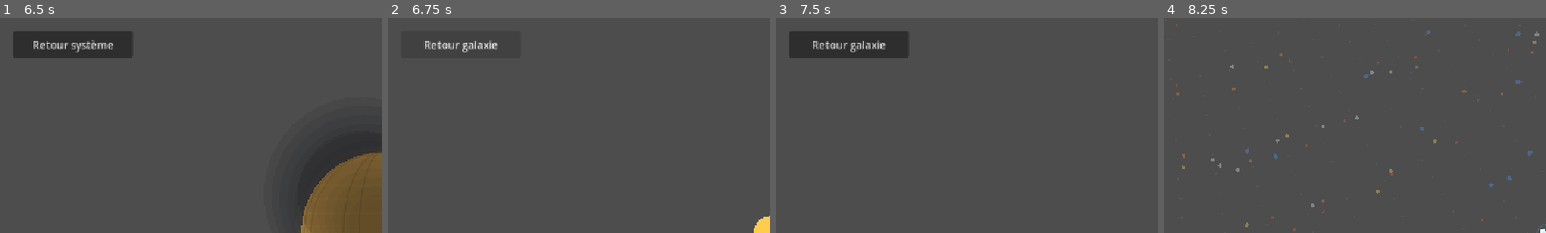
Above: before the commit, frames 1-4 (left to right).
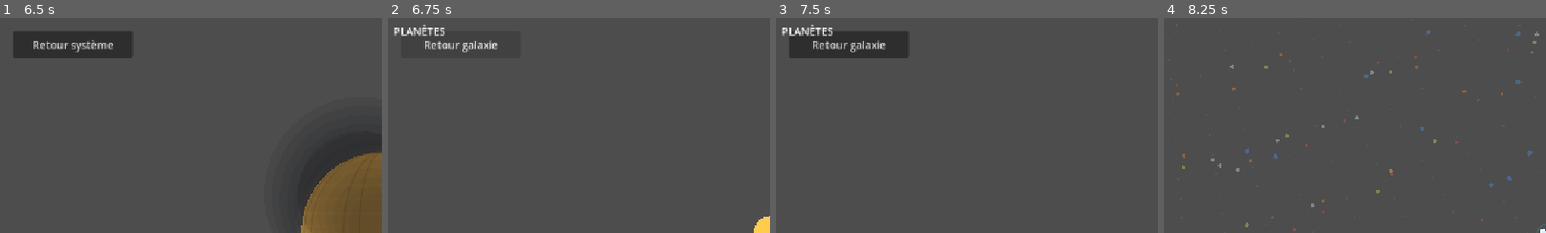
Above: after the commit, the same moments.

Repository: koromerzhin/astralis
Game: Godot game, scene res://scenes/main/Main.tscn
Two runs of this game, one before a commit and one after it. Both use one fixed random seed, a clock stepped at 60 frames per second and the inputs below.
Inputs (mouse positions are % of the whole screen's width and height, from its top left):
- Up to frame 1 (6.5 s): click "Nouvelle partie" at 0.5 s; click "x1" at 1.25 s; click "x2" at 2 s; click "x4" at 2.75 s; click "▾" at 3.5 s; click "Aléatoire" at 4.25 s; click "Commencer" at 5 s; click "Exploiter les ressources" at 5.75 s
- Up to frame 2 (6.75 s): click "Retour système" at 6.5 s
- Up to frame 3 (7.5 s): tap Enter at 7.25 s; move the mouse to (72, 45) at 7.27 s; hold D from 7.28 s (still down); hold Z from 7.28 s (still down); click (72, 45) at 7.42 s
- Up to frame 4 (8.25 s): tap Space at 7.52 s; tap Q at 7.55 s; release D at 8 s; release Z at 8 s; click "Retour galaxie" at 8 s
The pictures show only the part of the screen within x 0-50%, y 0-50%; the shares and areas given below are measured in that part.

Frame 1 is identical in both runs. In frame 2, 0.4% of the frame differs, in the area x 1-15%, y 3-9%; in frame 3, 0.4%; in frame 4, nothing differs.

Commit message:
feat: Add planet list panel with exploration status and camera focus

Diff:
--- a/_tmp_perf_correct_test.gd
+++ /dev/null
@@ -1,93 +0,0 @@
-extends SceneTree
-
-func _init() -> void:
-	var packed: PackedScene = load("res://scenes/main/Main.tscn")
-	var main := packed.instantiate()
-	root.add_child(main)
-	await process_frame
-	await process_frame
-
-	var sim: SimulationManager = main.simulation_manager
-	sim.simulation_running = false
-
-	if main.current_planet == null:
-		push_error("planete mere absente")
-		quit()
-		return
-
-	var c0: int = sim._civilizations.size()
-	var planets0: int = sim._colonizable_planets.size()
-
-	for i in range(6):
-		sim._advance_year()
-
-	if sim.current_year != 6:
-		push_error("annee attendue 6, eu " + str(sim.current_year))
-		quit()
-		return
-
-	if sim._civilizations.size() == 0:
-		push_error("civilisations disparues")
-		quit()
-		return
-
-	if sim._colonizable_planets.size() >= planets0:
-		push_error("colonisation inactive: " + str(planets0) + " -> " + str(sim._colonizable_planets.size()))
-		quit()
-		return
-
-	var total_colonies: int = 0
-	for civ_id in sim._civilizations.keys():
-		var civ: CivilizationData = sim._civilizations[civ_id]
-		if civ != null:
-			total_colonies += civ.colonies.size()
-
-	if total_colonies == 0:
-		push_error("aucune colonie creee en 6 ans")
-		quit()
-		return
-
-	var claim_count: int = 0
-	for civ_id in sim._civilization_territorial_claims.keys():
-		var claims: Dictionary = sim._civilization_territorial_claims[civ_id]
-		claim_count += claims.size()
-	if claim_count == 0:
-		push_error("aucune revendication territoriale")
-		quit()
-		return
-
-	var influence_entries: int = 0
-	for sys in sim._civilization_system_influence.values():
-		influence_entries += sys.size()
-	if influence_entries == 0:
-		push_error("aucune influence")
-		quit()
-		return
-
-	var player_civ: CivilizationData = sim.get_civilization(main.player.civilization_id)
-	if player_civ == null or player_civ.colonies.is_empty():
-		push_error("civilisation joueur sans colonie")
-		quit()
-		return
-
-	var test_save_key: String = "perf_test_save_zq23"
-
-	if not main.save_game(test_save_key):
-		push_error("save_game a echoue")
-		quit()
-		return
-
-	if not main.load_game(test_save_key):
-		push_error("load_game a echoue")
-		quit()
-		return
-
-	if sim.get_civilization(main.player.civilization_id) == null:
-		push_error("civilisation joueur perdue au load")
-		quit()
-		return
-
-	main.delete_save(test_save_key)
-
-	print("TEST OK - colonies=", total_colonies, " claims=", claim_count, " influence=", influence_entries)
-	quit()
--- a/_tmp_perf_test.gd
+++ /dev/null
@@ -1,19 +0,0 @@
-extends SceneTree
-
-func _init() -> void:
-	var packed: PackedScene = load("res://scenes/main/Main.tscn")
-	var main := packed.instantiate()
-	root.add_child(main)
-	await process_frame
-	await process_frame
-
-	var sim: SimulationManager = main.simulation_manager
-	sim.simulation_running = false
-
-	for i in range(8):
-		var before := Time.get_ticks_usec()
-		sim._advance_year()
-		var after := Time.get_ticks_usec()
-		print("CALL_CLOCK_MS=", (after - before) / 1000.0)
-
-	quit()
--- a/scripts/core/main.gd
+++ b/scripts/core/main.gd
@@ -31,6 +31,7 @@
 var diplomacy_alliance_button: Button
 var diplomacy_war_button: Button
 var hud: Hud
+var planet_list: Panel = null
 
 @onready var explore_planet_button: Button = (
 	$UI/PlanetViewInfo/MarginContainer/VBoxContainer/ButtonArea/ExploreButton
@@ -334,6 +335,14 @@
 	hud.log_toggled.connect(_resize_info_panels)
 	get_viewport().size_changed.connect(_resize_info_panels)
 
+	planet_list = preload("res://scripts/ui/system_planet_list.gd").new()
+	if planet_list.has_method("setup"):
+		planet_list.call("setup", $System)
+	$UI.add_child(planet_list)
+	planet_list.visible = false
+	if not $System.planet_selected.is_connected(planet_list.highlight):
+		$System.planet_selected.connect(planet_list.highlight)
+
 	main_menu = MainMenu.new()
 	main_menu.new_game_requested.connect(_on_menu_new_game)
 	main_menu.continue_requested.connect(_on_menu_continue)
@@ -622,6 +631,10 @@
 
 	$System.set_system(current_system)
 
+	if planet_list != null:
+		planet_list.visible = true
+		planet_list.rebuild($System.planets)
+
 	if encountered_civilization != null:
 		interaction_button.visible = true
 
@@ -632,6 +645,9 @@
 	$System.visible = false
 	$System/Camera2D.enabled = false
 
+	if planet_list != null:
+		planet_list.visible = false
+
 	$Galaxy.visible = true
 	$Galaxy/Camera2D.enabled = true
 
@@ -676,6 +692,9 @@
 
 	if current_planet == null:
 		return
+
+	if $System.visible and planet_list != null:
+		planet_list.refresh_statuses()
 
 	if $Planet.visible:
 		_set_info_text(
@@ -1315,6 +1334,9 @@
 	nav_button.visible = true
 	nav_button.text = "Retour système"
 
+	if planet_list != null:
+		planet_list.visible = false
+
 	_update_nav_button_position()
 
 	$Galaxy.visible = false
@@ -1601,6 +1623,9 @@
 		and planet.colony_owner_id == -1
 	)
 
+	if $System.visible and planet_list != null:
+		planet_list.refresh_statuses()
+
 func _build_exploration_text(
 	planet: PlanetData
 ) -> String:
@@ -1670,6 +1695,9 @@
 
 	study_planet_button.text = "Étude terminée"
 	study_planet_button.disabled = true
+
+	if $System.visible and planet_list != null:
+		planet_list.refresh_statuses()
 
 func _build_study_text(
 	planet: PlanetData
--- a/scripts/planets/planet_data.gd
+++ b/scripts/planets/planet_data.gd
@@ -443,3 +443,11 @@
 	is_studied = data.get("is_studied", false)
 	civilization = null
 	colony = null
+
+
+func is_known() -> bool:
+	return is_explored or colony != null
+
+
+func is_study_complete() -> bool:
+	return is_studied or colony != null
--- a/scripts/systems/system_view.gd
+++ b/scripts/systems/system_view.gd
@@ -11,6 +11,7 @@
 @export var max_zoom := 3.0
 
 @onready var camera: Camera2D = $Camera2D
+var focused_planet: PlanetData = null
 
 
 func set_system(new_system: Dictionary) -> void:
@@ -19,10 +20,25 @@
 
 	camera.position = Vector2.ZERO
 	camera.zoom = Vector2.ONE
+	focused_planet = null
 
 	_initialize_planets()
 
 	queue_redraw()
+
+
+func get_planet_position(planet: PlanetData) -> Vector2:
+	var angle: float = planet.get_meta("angle", 0.0)
+	return Vector2(cos(angle), sin(angle)) * planet.orbit_distance
+
+
+func focus_planet(planet: PlanetData, target_zoom := 1.6) -> void:
+	focused_planet = planet
+	camera.position = get_planet_position(planet)
+	var z: float = clampf(target_zoom, min_zoom, max_zoom)
+	camera.zoom = Vector2(z, z)
+	queue_redraw()
+
 
 func _initialize_planets() -> void:
 	for planet in planets:
@@ -106,6 +122,18 @@
 		simulation_manager == null
 		or simulation_manager.simulation_running
 	)
+
+	if focused_planet != null:
+		if (
+			Input.is_key_pressed(KEY_Z)
+			or Input.is_key_pressed(KEY_S)
+			or Input.is_key_pressed(KEY_Q)
+			or Input.is_key_pressed(KEY_D)
+			or Input.is_key_pressed(KEY_A)
+		):
+			focused_planet = null
+		else:
+			camera.position = get_planet_position(focused_planet)
 
 	if animated:
 		for planet in planets:
@@ -160,10 +188,7 @@
 		)
 
 		# Position de la planète
-		var planet_position: Vector2 = Vector2(
-			cos(angle) * orbit_distance,
-			sin(angle) * orbit_distance
-		)
+		var planet_position: Vector2 = get_planet_position(planet)
 
 		# Planète
 		draw_circle(
@@ -269,10 +294,7 @@
 		var orbit_distance: float = planet.orbit_distance
 		var angle: float = planet.get_meta("angle")
 
-		var planet_position: Vector2 = Vector2(
-			cos(angle) * orbit_distance,
-			sin(angle) * orbit_distance
-		)
+		var planet_position: Vector2 = get_planet_position(planet)
 
 		var distance: float = mouse_position.distance_to(
 			planet_position
--- /dev/null
+++ b/scripts/ui/system_planet_list.gd
@@ -0,0 +1,154 @@
+extends Panel
+
+signal planet_focused(planet: PlanetData)
+
+const PANEL_COLOR := Color(0.05, 0.1, 0.2, 0.85)
+const BORDER_COLOR := Color(0.3, 0.5, 0.8, 0.6)
+const ACCENT_COLOR := Color(0.5, 0.8, 1.0, 0.9)
+
+@onready var item_container: VBoxContainer
+
+var system_view: Node2D
+var items: Array = []
+
+func _init() -> void:
+	name = "SystemPlanetList"
+	theme = null
+	focus_mode = FOCUS_NONE
+	mouse_filter = Control.MOUSE_FILTER_STOP
+	var style := StyleBoxFlat.new()
+	style.bg_color = PANEL_COLOR
+	style.border_color = BORDER_COLOR
+	style.border_width_top = 2
+	style.border_width_bottom = 2
+	style.border_width_left = 2
+	style.border_width_right = 2
+	style.corner_radius_top_left = 4
+	style.corner_radius_top_right = 4
+	style.corner_radius_bottom_left = 4
+	style.corner_radius_bottom_right = 4
+	add_theme_stylebox_override("panel", style)
+
+	var margin := MarginContainer.new()
+	margin.mouse_filter = Control.MOUSE_FILTER_IGNORE
+	margin.set_anchors_preset(Control.PRESET_FULL_RECT)
+	margin.add_theme_constant_override("margin_left", 8)
+	margin.add_theme_constant_override("margin_right", 8)
+	margin.add_theme_constant_override("margin_top", 8)
+	margin.add_theme_constant_override("margin_bottom", 8)
+	add_child(margin)
+
+	var vbox := VBoxContainer.new()
+	vbox.mouse_filter = Control.MOUSE_FILTER_IGNORE
+	vbox.add_theme_constant_override("separation", 4)
+	margin.add_child(vbox)
+
+	var title := Label.new()
+	title.mouse_filter = Control.MOUSE_FILTER_IGNORE
+	title.text = "PLANÈTES"
+	title.horizontal_alignment = HORIZONTAL_ALIGNMENT_CENTER
+	title.add_theme_color_override("font_color", Color.WHITE)
+	vbox.add_child(title)
+
+	var scroll := ScrollContainer.new()
+	scroll.mouse_filter = Control.MOUSE_FILTER_IGNORE
+	scroll.size_flags_vertical = Control.SIZE_EXPAND_FILL
+	scroll.follow_focus = true
+	vbox.add_child(scroll)
+
+	item_container = VBoxContainer.new()
+	item_container.mouse_filter = Control.MOUSE_FILTER_IGNORE
+	item_container.size_flags_horizontal = Control.SIZE_EXPAND_FILL
+	item_container.add_theme_constant_override("separation", 2)
+	scroll.add_child(item_container)
+
+
+func setup(view: Node2D) -> void:
+	system_view = view
+	if system_view != null and not system_view.planet_selected.is_connected(highlight):
+		system_view.planet_selected.connect(highlight)
+
+
+func highlight(planet: PlanetData) -> void:
+	for item in items:
+		var btn: Button = item.get("button")
+		if btn == null:
+			continue
+		if item.get("planet") == planet:
+			btn.modulate = ACCENT_COLOR
+		else:
+			btn.modulate = Color(1, 1, 1, 1)
+
+
+func rebuild(planets: Array[PlanetData]) -> void:
+	for item in items:
+		item["hbox"].queue_free()
+	items.clear()
+
+	var list := planets.duplicate()
+	list.sort_custom(func(a: PlanetData, b: PlanetData) -> bool:
+		return a.global_id < b.global_id
+	)
+
+	for planet in list:
+		var hbox := HBoxContainer.new()
+		hbox.mouse_filter = Control.MOUSE_FILTER_IGNORE
+		hbox.add_theme_constant_override("separation", 4)
+		item_container.add_child(hbox)
+
+		var btn := Button.new()
+		btn.mouse_filter = Control.MOUSE_FILTER_PASS
+		btn.focus_mode = FOCUS_NONE
+		btn.text = "Planète #%d · %s" % [planet.global_id, planet.type]
+		btn.flat = true
+		btn.size_flags_horizontal = Control.SIZE_EXPAND_FILL
+		btn.alignment = HORIZONTAL_ALIGNMENT_LEFT
+		btn.add_theme_color_override("font_color", Color(0.9, 0.95, 1.0, 1.0))
+		btn.pressed.connect(func() -> void:
+			planet_focused.emit(planet)
+			if system_view != null:
+				system_view.focus_planet(planet)
+		)
+		hbox.add_child(btn)
+
+		var status := Label.new()
+		status.mouse_filter = Control.MOUSE_FILTER_IGNORE
+		status.custom_minimum_size = Vector2(110, 0)
+		status.horizontal_alignment = HORIZONTAL_ALIGNMENT_RIGHT
+		hbox.add_child(status)
+
+		items.append({
+			"planet": planet,
+			"button": btn,
+			"status": status,
+			"hbox": hbox
+		})
+
+	refresh_statuses()
+
+
+func refresh_statuses() -> void:
+	for item in items:
+		var planet: PlanetData = item.get("planet")
+		var status: Label = item.get("status")
+		if planet == null or status == null:
+			continue
+		var text: String
+		var color: Color
+		if planet.colony != null:
+			text = "COLONIE"
+			color = ACCENT_COLOR
+		elif planet.type == "gas_giant":
+			text = "GÉANTE GAZEUSE —"
+			color = Color(0.6, 0.6, 0.6, 0.8)
+		elif planet.is_explored and planet.is_studied:
+			text = "ÉTUDIÉE"
+			color = Color(0.4, 0.9, 1.0, 0.9)
+		elif planet.is_explored:
+			text = "EXPLORÉE"
+			color = Color(0.4, 1.0, 0.6, 0.9)
+		else:
+			text = "NON EXPLORÉE"
+			color = Color(0.8, 0.8, 0.8, 0.7)
+		status.text = text
+		status.add_theme_color_override("font_color", color)
